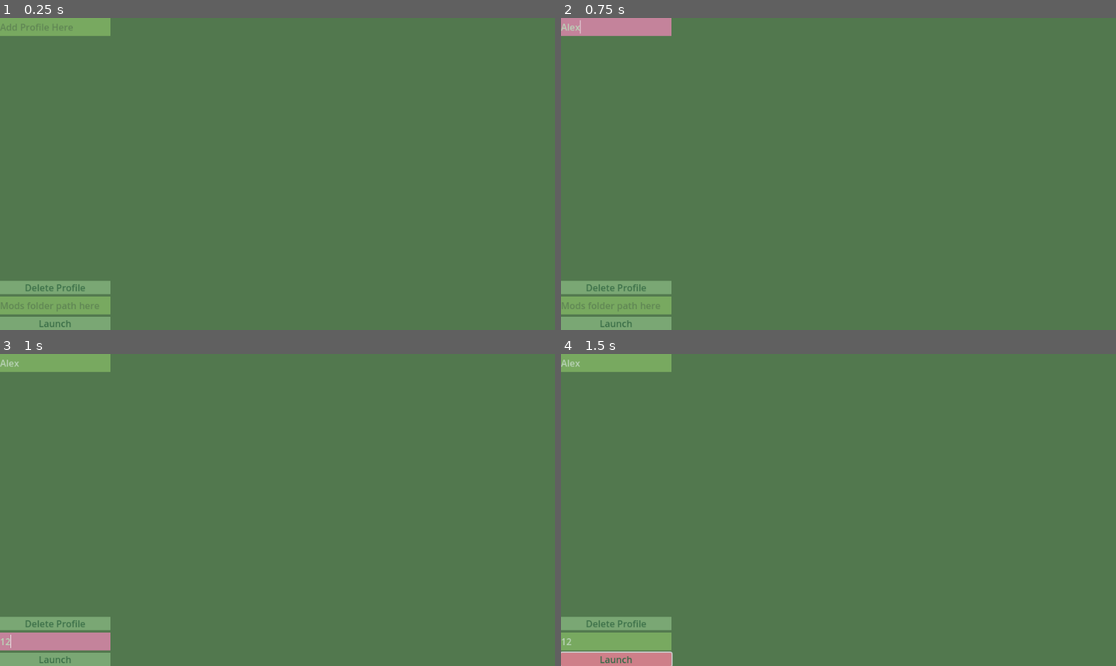
Above: before the commit, frames 1-4 (two rows, left to right).
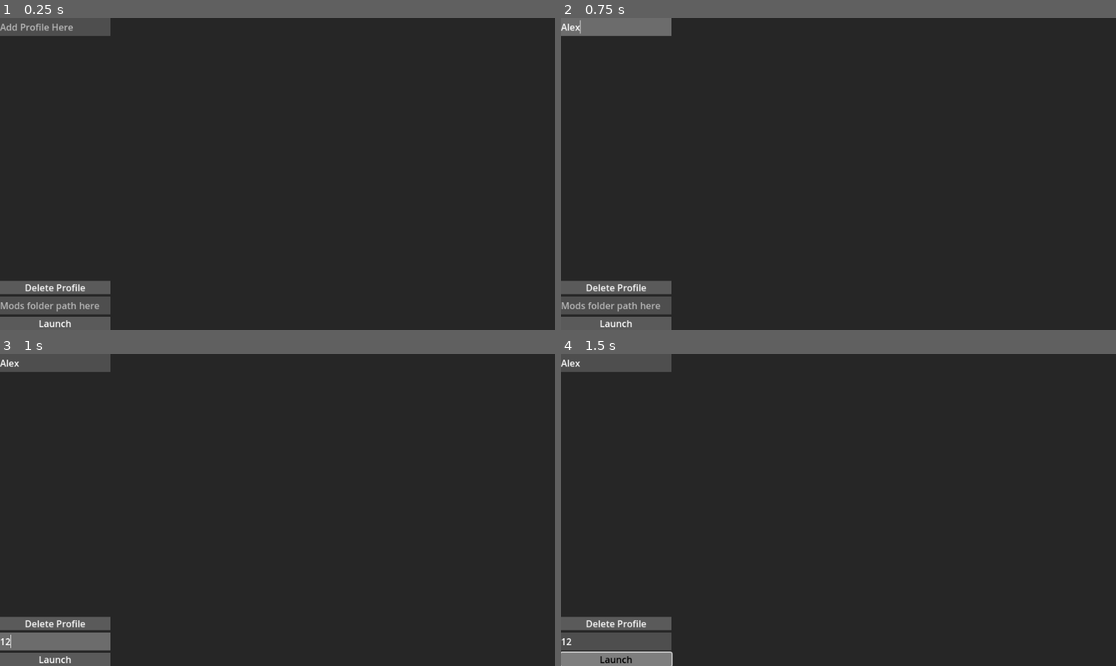
Above: after the commit, the same moments.

Repository: MuntedRoostah/StardewModManager
Game: Godot game, scene res://scenes/main.tscn
Same seed, same stepped clock (60 frames per second), same inputs: the game is played once before the commit and once after it.
Inputs (mouse positions are in pixels of both pictures, inside the frame that each line leads up to):
- Up to frame 1 (0.25 s): no input
- Up to frame 2 (0.75 s): click (616, 27) at 0.52 s; type "Alex" at 0.6 s
- Up to frame 3 (1 s): click (55, 641) at 0.75 s; type "12" at 0.83 s
- Up to frame 4 (1.5 s): click "Launch" at 1.25 s

The runs differ from the first frame. In frame 1, 100% of the frame differs, in the area x 0-100%, y 0-100%; in frame 2, 100%; in frame 3, 100%; in frame 4, 100%.

Commit message:
Grey Theme

Diff:
--- a/scenes/main.tscn
+++ b/scenes/main.tscn
@@ -5,27 +5,27 @@
 [ext_resource type="PackedScene" uid="uid://bawoqudyi00f2" path="res://scenes/mod.tscn" id="2_s4iwr"]
 
 [sub_resource type="StyleBoxFlat" id="StyleBoxFlat_cl5wv"]
-bg_color = Color(0.807843, 0.498039, 0.537255, 1)
+bg_color = Color(0.494118, 0.494118, 0.494118, 1)
 
 [sub_resource type="StyleBoxFlat" id="StyleBoxFlat_5w5te"]
-bg_color = Color(0.478431, 0.654902, 0.454902, 1)
+bg_color = Color(0.352941, 0.352941, 0.352941, 1)
 
 [sub_resource type="StyleBoxFlat" id="StyleBoxFlat_c78kn"]
-bg_color = Color(0.768627, 0.513726, 0.607843, 1)
+bg_color = Color(0.423529, 0.423529, 0.423529, 1)
 
 [sub_resource type="StyleBoxFlat" id="StyleBoxFlat_5ndtx"]
-bg_color = Color(0.470588, 0.662745, 0.376471, 1)
+bg_color = Color(0.305882, 0.305882, 0.305882, 1)
 
 [sub_resource type="StyleBoxFlat" id="StyleBoxFlat_evbf8"]
-bg_color = Color(0.321569, 0.470588, 0.305882, 1)
+bg_color = Color(0.14902, 0.14902, 0.14902, 1)
 
 [sub_resource type="Theme" id="Theme_qtabs"]
-Button/colors/font_color = Color(0.231373, 0.435294, 0.282353, 1)
-Button/colors/font_hover_color = Color(0.203922, 0.415686, 0.278431, 1)
+Button/colors/font_color = Color(1, 1, 1, 1)
+Button/colors/font_hover_color = Color(0, 0, 0, 1)
 Button/styles/hover = SubResource("StyleBoxFlat_cl5wv")
 Button/styles/normal = SubResource("StyleBoxFlat_5w5te")
-LineEdit/colors/font_color = Color(0.729412, 0.831373, 0.721569, 1)
-LineEdit/colors/font_placeholder_color = Color(0.313726, 0.435294, 0.298039, 0.6)
+LineEdit/colors/font_color = Color(1, 1, 1, 1)
+LineEdit/colors/font_placeholder_color = Color(1, 1, 1, 0.6)
 LineEdit/styles/focus = SubResource("StyleBoxFlat_c78kn")
 LineEdit/styles/normal = SubResource("StyleBoxFlat_5ndtx")
 Panel/styles/panel = SubResource("StyleBoxFlat_evbf8")
--- a/scenes/mod.tscn
+++ b/scenes/mod.tscn
@@ -3,17 +3,17 @@
 [ext_resource type="Script" path="res://scripts/mod.gd" id="1_ntyip"]
 
 [sub_resource type="StyleBoxFlat" id="StyleBoxFlat_vjtu5"]
-bg_color = Color(0.376471, 0.890196, 0.192157, 1)
+bg_color = Color(0.403922, 0.403922, 0.403922, 1)
 
 [sub_resource type="StyleBoxFlat" id="StyleBoxFlat_7urqs"]
-bg_color = Color(0.6, 0.894118, 0.333333, 1)
+bg_color = Color(0.243137, 0.243137, 0.243137, 1)
 
 [sub_resource type="Theme" id="Theme_65po7"]
 CheckBox/styles/hover = SubResource("StyleBoxFlat_vjtu5")
 CheckBox/styles/hover_pressed = SubResource("StyleBoxFlat_vjtu5")
 CheckBox/styles/normal = SubResource("StyleBoxFlat_vjtu5")
 CheckBox/styles/pressed = SubResource("StyleBoxFlat_vjtu5")
-Label/colors/font_color = Color(0.0823529, 0.27451, 0.0901961, 1)
+Label/colors/font_color = Color(1, 1, 1, 1)
 Panel/styles/panel = SubResource("StyleBoxFlat_7urqs")
 
 [node name="Mod" type="Control"]
--- a/scenes/profile.tscn
+++ b/scenes/profile.tscn
@@ -3,21 +3,21 @@
 [ext_resource type="Script" path="res://scripts/profile.gd" id="1_0gbb0"]
 
 [sub_resource type="StyleBoxFlat" id="StyleBoxFlat_ucwfm"]
-bg_color = Color(0.768627, 0.501961, 0.666667, 1)
+bg_color = Color(0.54902, 0.54902, 0.54902, 1)
 
 [sub_resource type="StyleBoxFlat" id="StyleBoxFlat_ub47m"]
-bg_color = Color(0.627451, 0.882353, 0.647059, 1)
+bg_color = Color(0.486275, 0.486275, 0.486275, 1)
 
 [sub_resource type="StyleBoxFlat" id="StyleBoxFlat_stoie"]
-bg_color = Color(0.866667, 0.435294, 0.631373, 1)
+bg_color = Color(0.584314, 0.584314, 0.584314, 1)
 
 [sub_resource type="StyleBoxFlat" id="StyleBoxFlat_wjxct"]
 bg_color = Color(0.32549, 0.690196, 0.439216, 1)
 
 [sub_resource type="Theme" id="Theme_5j5wg"]
-Button/colors/font_color = Color(0.2, 0.321569, 0.176471, 1)
-Button/colors/font_focus_color = Color(0.2, 0.321569, 0.176471, 1)
-Button/colors/font_hover_color = Color(0.2, 0.321569, 0.176471, 1)
+Button/colors/font_color = Color(1, 1, 1, 1)
+Button/colors/font_focus_color = Color(0, 0, 0, 1)
+Button/colors/font_hover_color = Color(0, 0, 0, 1)
 Button/styles/hover = SubResource("StyleBoxFlat_ucwfm")
 Button/styles/normal = SubResource("StyleBoxFlat_ub47m")
 Button/styles/pressed = SubResource("StyleBoxFlat_stoie")
